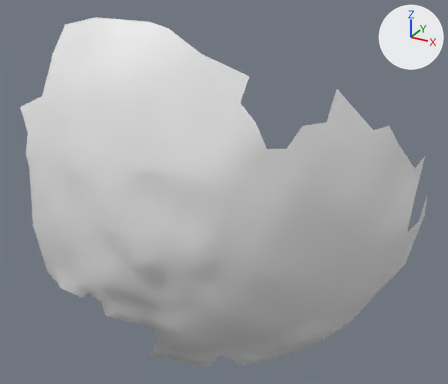
The OBJ model res/final/onecam_fullvolume/05/cleanedup/FullVolium.000353.obj, before and after one commit.
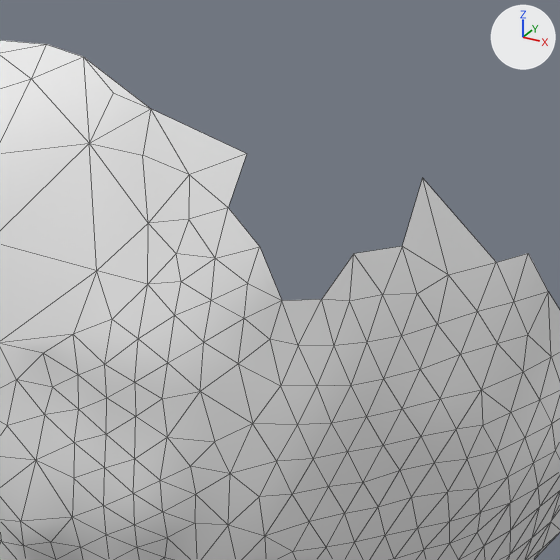
Each version appears first whole from a camera (50 mm lens) standing at (-445.8, 443.9, 476.8) and looking at (-532.9, 602.3, 397.6), and next in a close-up on the part from 28% to 90% of the width and 0% to 72% of the height. Lighting does not change. The marker at upper right points along +X, +Y and +Z. The close-ups show mesh edges as thin lines. Where no turn or scale is listed for an object, it has been applied to the vertices.

The older version as bpy lines, for what is in view:
```python
me_fullvolium_000353 = bpy.data.meshes.new('FullVolium.000353')
me_fullvolium_000353.from_pydata(...)  # 496 vertices, 929 faces; spans x -579.0..-477.3, y 557.2..648.1, z 333.4..452.7
ob_fullvolium_000353 = bpy.data.objects.new('FullVolium.000353', me_fullvolium_000353)
ob_fullvolium_000353.location = (0.0, 0.0, 0.0)
```
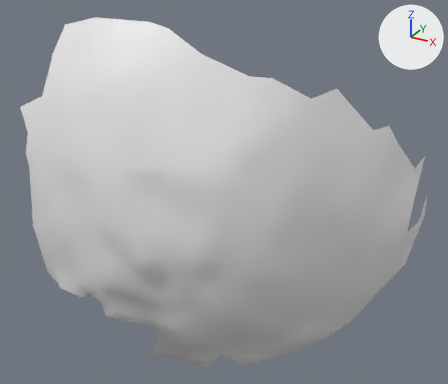
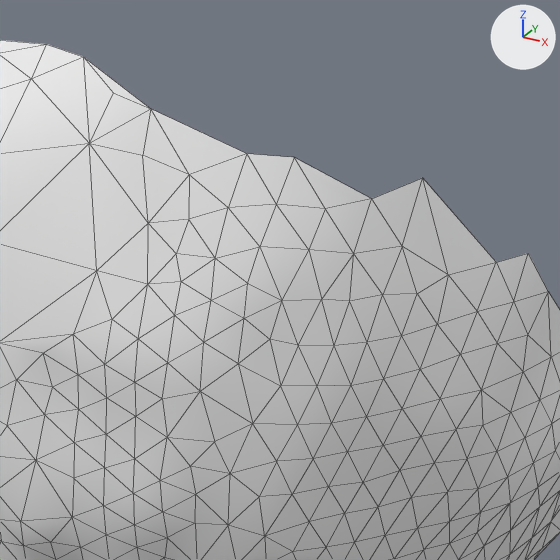
Boxes (x1, y1, x2, y2) around the edits, measured in the close-ups (560 x 560 px):
```json
{"part": 1, "of": "me_fullvolium_000353", "change": "added", "after": [228, 154, 422, 300]}
```

Edits to the scene script, one JSON object a line:
```json
{"block": "me_fullvolium_000353", "where": "# used by ob_fullvolium_000353; location = (0.0, 0.0, 0.0)"}
{"op": "remove", "block": "me_fullvolium_000353", "code": "me_fullvolium_000353.from_pydata(...)  # 496 vertices, 929 faces; spans x -579.0..-477.3, y 557.2..648.1, z 333.4..452.7"}
{"op": "add", "block": "me_fullvolium_000353", "code": "me_fullvolium_000353.from_pydata(...)  # 501 vertices, 943 faces; spans x -579.0..-477.3, y 557.2..648.1, z 333.4..452.7"}
{"block": "me_fullvolium_000353", "change": "me_fullvolium_000353 part 1"}
{"block": "me_fullvolium_000353", "change": "5 vertices are added at (-500.8, 590.3, 434.9), (-504.9, 585.0, 434.4), (-505.4, 581.6, 429.9), (-509.5, 585.3, 440.2), (-509.9, 581.2, 435.2)"}
{"block": "me_fullvolium_000353", "change": "14 new faces join them"}
```
